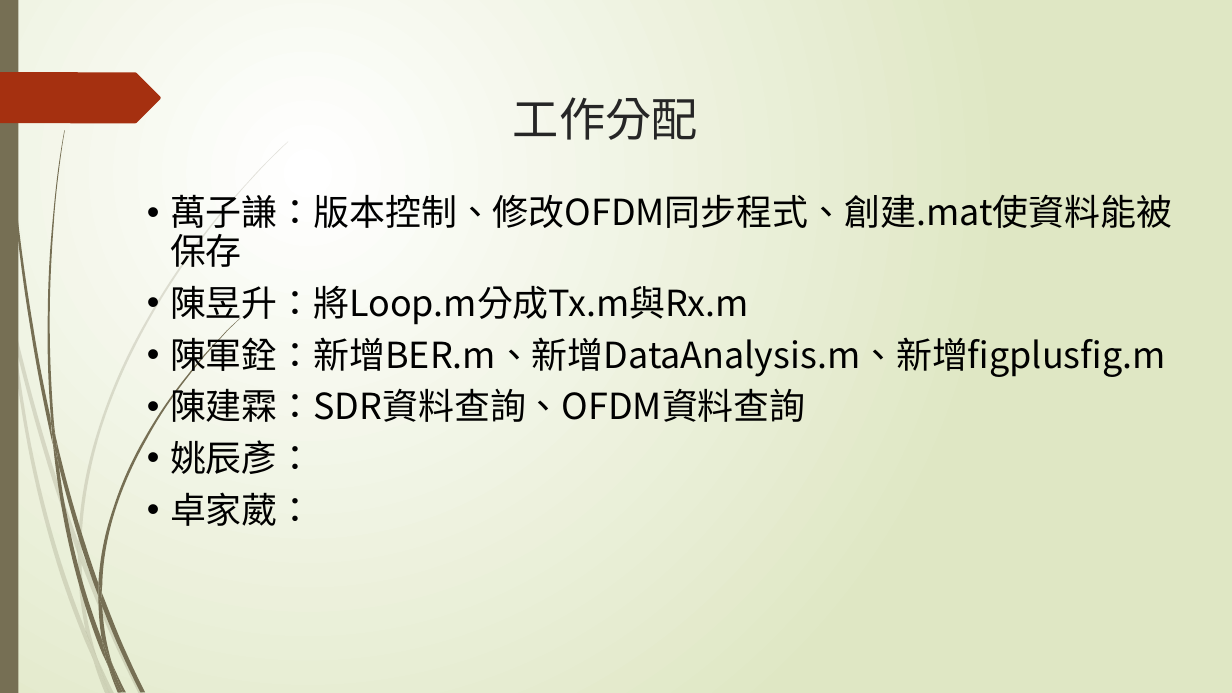
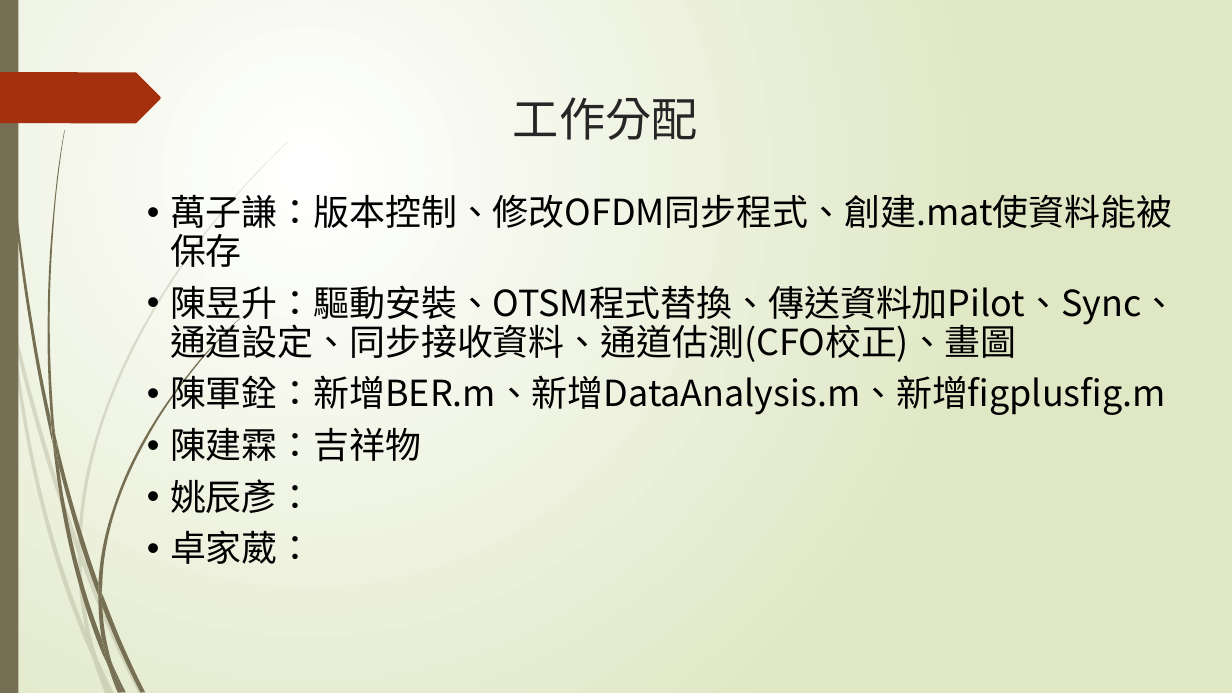
Before and after one commit to NIUWCSP/OTSM, a slide deck: slide 11 of report/以SDR實現OTSM通訊技術.pptx. Drawn at 1232x693 pixels with LibreOffice and Linux fonts; fonts in the diff are those of the drawing. Boxes give left, top, right and bottom in pixels: in the first picture for what was removed or moved away, otherwise in the second. Text is boxed around its words. In the diff, an @@ line names an element or a change of style, - is before the commit and + after.

Commit message:
吉祥物回來了

```diff
--- a/report/以SDR實現OTSM通訊技術.pptx
+++ b/report/以SDR實現OTSM通訊技術.pptx
@@ text at (170, 285, 1177, 365): text changed @@
-• 陳昱升：將Loop.m分成Tx.m與Rx.m
+• 陳昱升：驅動安裝、OTSM程式替換、傳送資料加Pilot、Sync、通道設定、同步接收資料、通道估測(CFO校正)、畫圖
@@ text at (170, 427, 421, 462): text changed @@
-• 陳建霖：SDR資料查詢、OFDM資料查詢
+• 陳建霖：吉祥物
```
